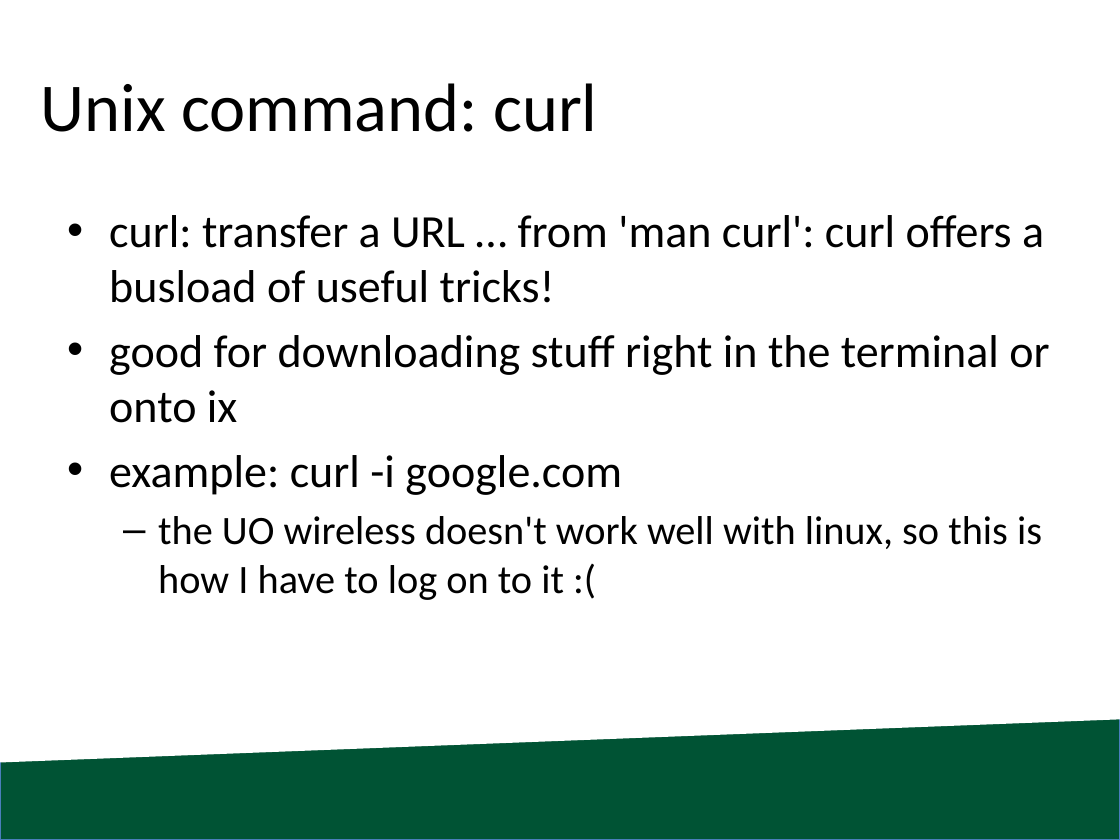
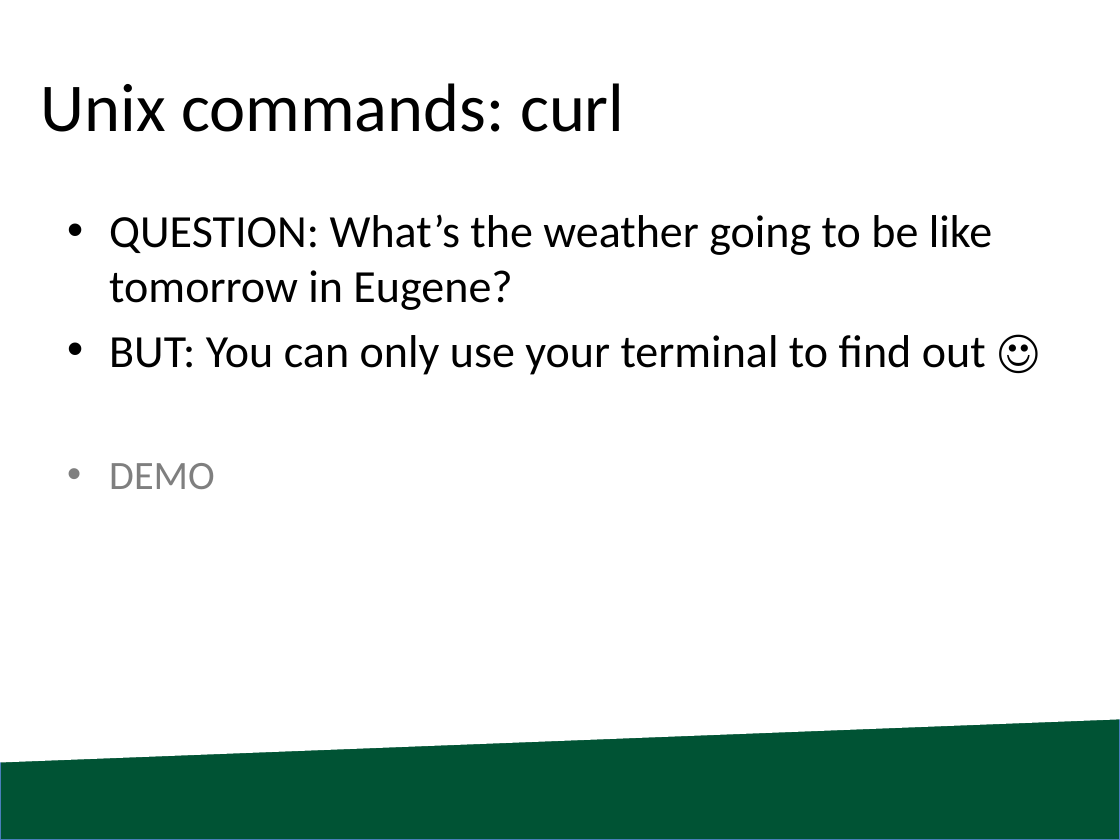
Before and after one commit to blessley/cis330, a slide deck: slide 18 of lab2/CIS330_S18_Lab2.pptx (slide 17 before the commit). Drawn at 1120x840 pixels with LibreOffice and Linux fonts; fonts in the diff are those of the drawing; background and template pictures are left out. Boxes give left, top, right and bottom in pixels: in the first picture for what was removed or moved away, otherwise in the second. Text is boxed around its words. In the diff, an @@ line names an element or a change of style, - is before the commit and + after.

```diff
--- a/lab2/CIS330_S18_Lab2.pptx
+++ b/lab2/CIS330_S18_Lab2.pptx
@@ title at (41,83,624,132): text changed @@
-Unix command: curl
+Unix commands: curl
@@ text at (109,214,992,489): text changed @@
-• curl: transfer a URL … from 'man curl': curl offers a busload of useful tricks!
-• good for downloading stuff right in the terminal or onto ix
-• example: curl -i google.com
-  – the UO wireless doesn't work well with linux, so this is how I have to log on to it :(
+• QUESTION: What’s the weather going to be like tomorrow in Eugene?
+• BUT: You can only use your terminal to find out ☺
+  • DEMO
```
Also in this commit, not shown: 5 other slides changed, 1 slide added, 5 other files.
